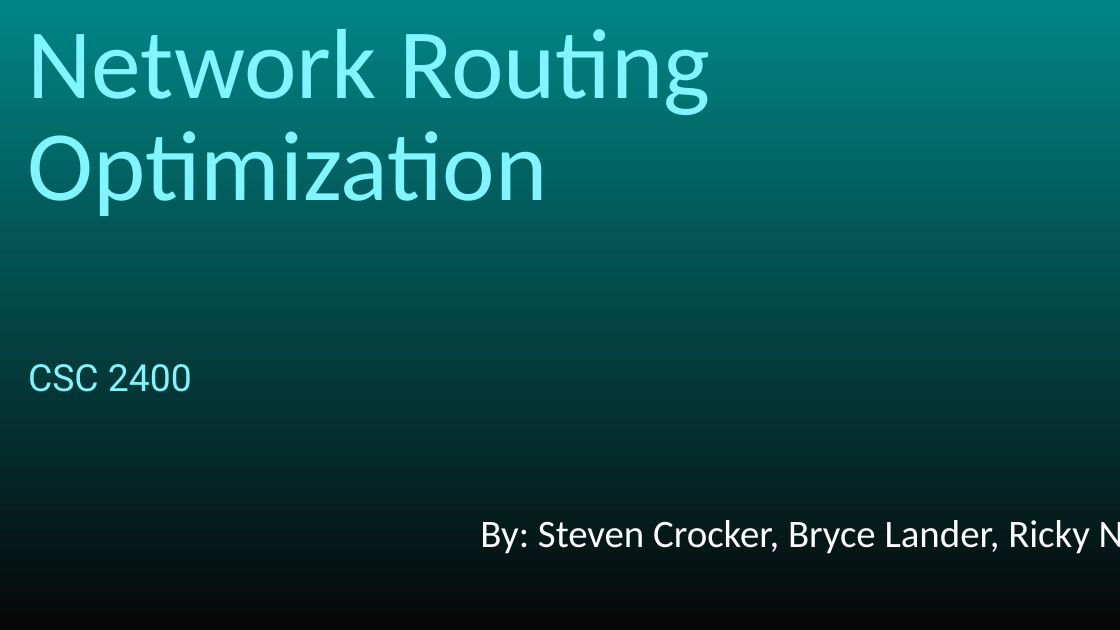
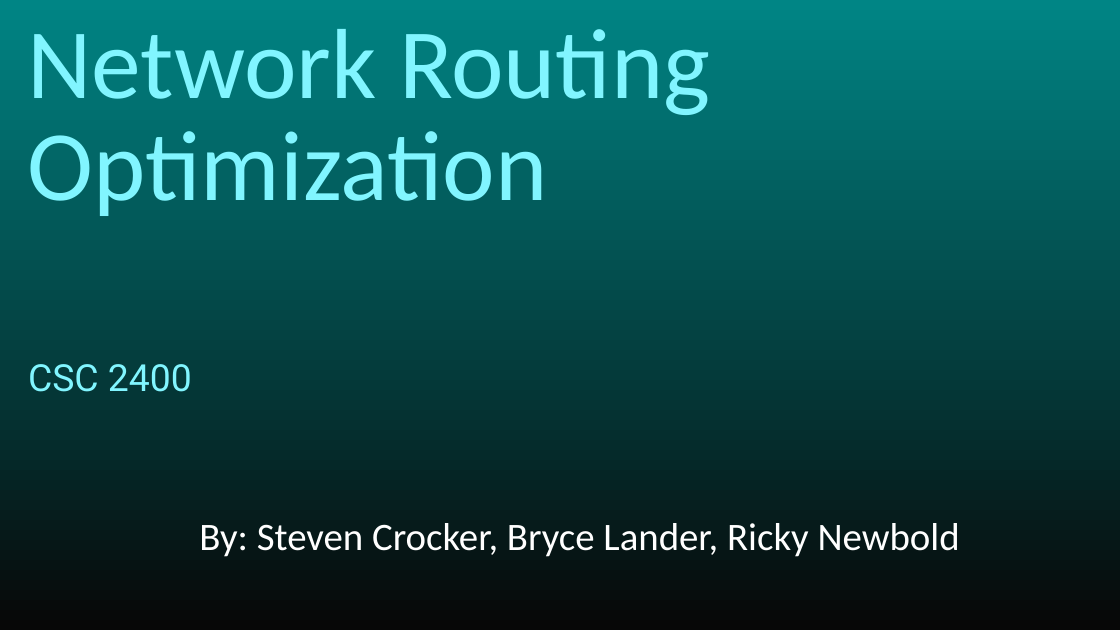
Before and after one commit to BLCrispy/Network-Routing-Optimization, a slide deck: slide 1 of CSC2400 - Network Routing Optimization.pptx. Drawn at 1120x630 pixels with LibreOffice and Linux fonts; fonts in the diff are those of the drawing. Boxes give left, top, right and bottom in pixels: in the first picture for what was removed or moved away, otherwise in the second. Text is boxed around its words. In the diff, an @@ line names an element or a change of style, - is before the commit and + after.

Commit message:
Fixed presentation

```diff
--- a/CSC2400 - Network Routing Optimization.pptx
+++ b/CSC2400 - Network Routing Optimization.pptx
@@ title "By: Steven Crocker, Bryce Lander, ..." rewrapped from (x1=480, y1=520, x2=1090, y2=554) to (x1=199, y1=523, x2=960, y2=557) @@
```
